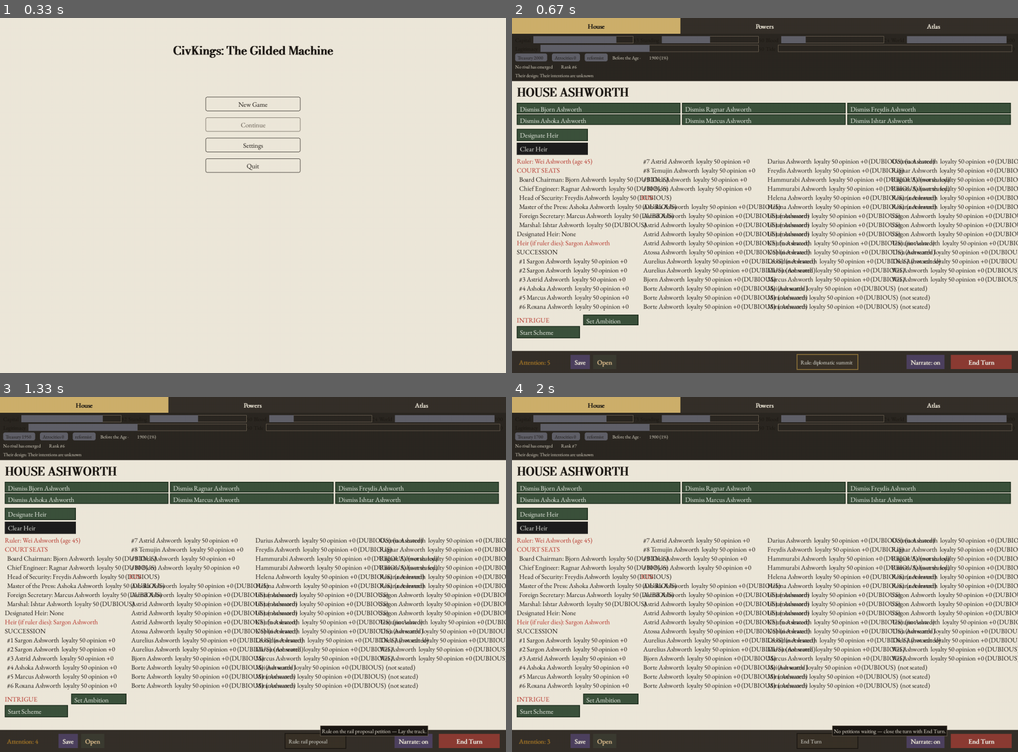
Above: before the commit, frames 1-4 (two rows, left to right).
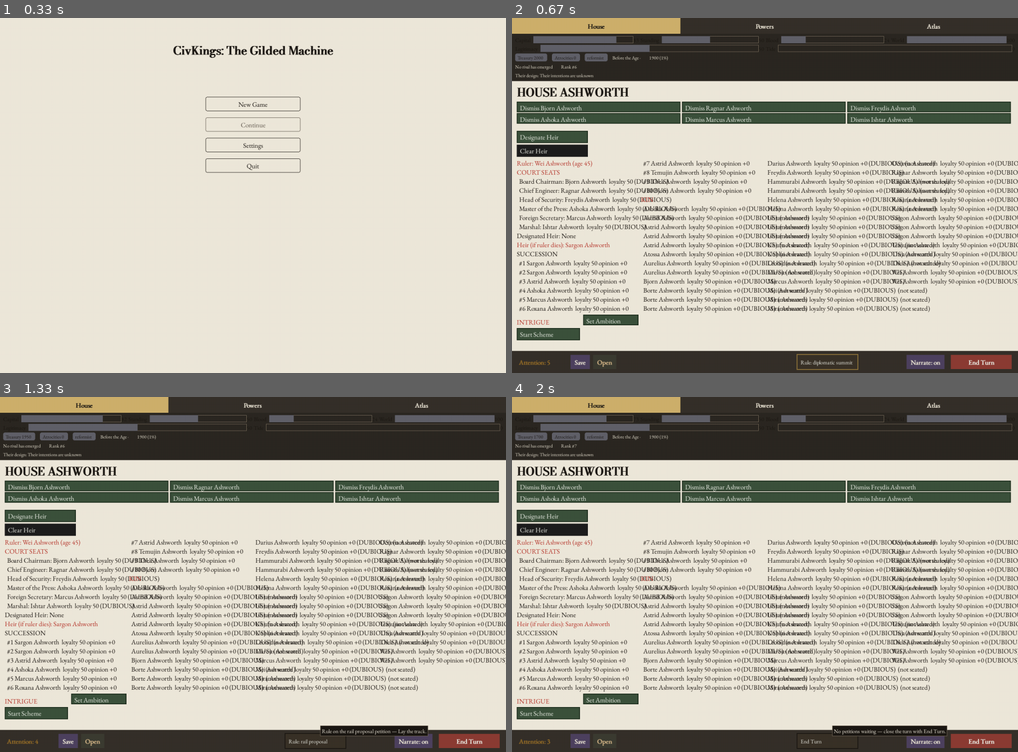
Above: after the commit, the same moments.

Repository: civersen222/Guilded-Age
Game: pygame game, started from gilded/__main__.py
Same seed, same stepped clock (60 frames per second), same inputs: the game is played once before the commit and once after it.
Inputs (mouse positions are in pixels of both pictures, inside the frame that each line leads up to):
- Up to frame 1 (0.33 s): no input
- Up to frame 2 (0.67 s): click "New Game" at 0.38 s
- Up to frame 3 (1.33 s): click (253, 595) at 0.72 s; click "Rule: diplomatic summit" at 1.05 s
- Up to frame 4 (2 s): click (825, 606) at 1.38 s; click "Rule: rail proposal" at 1.72 s

Frame 1 is identical in both runs. In frame 2, 19% of the frame differs, in the area x 0-100%, y 23-91%; in frame 3, 19%; in frame 4, 19%.

Commit message:
WIP C6: measurement probe (full-room + picker-open + harness) and heir-pick y-advance fix; table cut still pending (returns 747, must be ~430)

Diff:
--- a/gilded/tests/_measure_c6c.py
+++ b/gilded/tests/_measure_c6c.py
@@ -1,42 +1,69 @@
-"""Measurement self-check for the C6 cut. Run: python gilded/tests/_measure_c6c.py"""
+"""Measure real downstream section heights at FULL room, and the picker's
+natural row height. Run:  python gilded/tests/_measure_c6c.py
+"""
 import os
 os.environ.setdefault("SDL_VIDEODRIVER", "dummy")
 os.environ.setdefault("SDL_AUDIODRIVER", "dummy")
-import sys
-sys.path.insert(0, os.path.join(os.path.dirname(__file__), "..", ".."))
-import math
 import pygame
 import gilded.tests.test_ui_broadsheet as T
 import gilded.ui.broadsheet as B
 from gilded.peerage import report as peerage_report
-import gilded.ui.house_tab as HT
-from gilded.ui.widgets import font as _F, TYPE_TEXT, TYPE_BODY, TYPE_CAPTION, TYPE_TITLE, TYPE_SUBTITLE
+from gilded.ui.house_tab import draw_house_tab
+from collections import Counter
 
-g, v = T._view(); v._w, v._h = 1280, 900
-hud = B._hud_height()
-content = pygame.Rect(0, B.TAB_H + hud, 1280, 900 - B.TAB_H - hud - B.BOTTOM_H)
-content.height -= v._guide_text_height() + 4
-print("content", content, "width", content.width, "band bottom", content.bottom)
-rpt = peerage_report(g, v.house)
-lines = HT._house_tab_lines(rpt)
-nb = [l for l in lines if l.strip()]
-print("total", len(lines), "nonblank", len(nb))
-PAD = 12
-colw4 = (content.width - 2 * PAD) // 4
-colw3 = (content.width - 2 * PAD) // 3
-for name, size in [("TEXT", TYPE_TEXT), ("BODY", TYPE_BODY), ("CAP", TYPE_CAPTION)]:
-    f = _F(size)
-    w = max(f.size(l)[0] for l in nb)
-    # how many lines per col at 4 cols, wrapping each line to colw4
-    import functools
-    total_lines = 0
-    for l in nb:
-        ww = f.size(l)[0]
-        total_lines += max(1, -(-ww // colw4))
-    rows4 = math.ceil(total_lines / 4)
-    total3 = sum(max(1, -(-f.size(l)[0] // colw3)) for l in nb)
-    rows3 = math.ceil(total3 / 3)
-    print(f"{name}: maxw={w} h={f.get_height()} 4col_lines={total_lines} rows={rows4} block4={rows4*f.get_height()} 3col_lines={total3} rows={rows3} block3={rows3*f.get_height()}")
-# title
-t = _F(TYPE_TITLE, bold=True)
-print("title height", t.get_height())
+
+def _groups(view):
+    c = Counter()
+    for r in view.regions._regions:
+        a = r.action
+        k = next(iter(a), "?") if isinstance(a, dict) and a else "?"
+        c[k] += 1
+    return dict(c)
+
+
+def measure_full_room():
+    """Draw each downstream section with UNLIMITED bottom so we see its
+    natural height. Then we know how much band they truly need."""
+    g, v = T._view()
+    v._w, v._h = 1280, 900
+    hud_h = B._hud_height()
+    content = pygame.Rect(0, B.TAB_H + hud_h, 1280, 900 - B.TAB_H - hud_h - B.BOTTOM_H)
+    content.height -= v._guide_text_height() + 4
+    surf = pygame.Surface((1280, 900))
+    rpt = peerage_report(g, v.house)
+    big = content.bottom + 500  # unlimited room
+
+    v.regions._regions.clear()
+    y = draw_house_tab(surf, content, rpt, v)
+    print(f"[full-room] house_tab -> {y}  groups={_groups(v)}")
+    v.regions._regions.clear()
+
+    y2 = v._draw_ladder_and_agenda(surf, content, y + 8, bottom=big)
+    print(f"[full-room] ladder_agenda {y+8} -> {y2}  (consumed {y2-(y+8)})  groups={_groups(v)}")
+    y3 = v._draw_intrigue(surf, content, y2, bottom=big)
+    print(f"[full-room] intrigue {y2} -> {y3}  (consumed {y3-y2})  groups={_groups(v)}")
+    y4 = v._draw_policies(surf, content, y3, bottom=big)
+    print(f"[full-room] policies {y3} -> {y4}  (consumed {y4-y3})  groups={_groups(v)}")
+    v._draw_ambition_controls(surf, content)
+    print(f"[full-room] TOTAL groups={_groups(v)} regions={len(v.regions._regions)}")
+
+
+def measure_picker_row():
+    """The heir picker's natural row height (the committed 8-rows/480px)."""
+    g, v = T._view()
+    v._w, v._h = 1280, 900
+    v._heir_picker = True
+    v.regions._regions.clear()
+    hud_h = B._hud_height()
+    content = pygame.Rect(0, B.TAB_H + hud_h, 1280, 900 - B.TAB_H - hud_h - B.BOTTOM_H)
+    content.height -= v._guide_text_height() + 4
+    surf = pygame.Surface((1280, 900))
+    rpt = peerage_report(g, v.house)
+    y = draw_house_tab(surf, content, rpt, v)
+    print(f"[picker-open] house_tab -> {y}  groups={_groups(v)}")
+
+
+if __name__ == "__main__":
+    measure_full_room()
+    print("-" * 40)
+    measure_picker_row()
--- a/gilded/ui/house_tab.py
+++ b/gilded/ui/house_tab.py
@@ -357,7 +357,7 @@
         surface, _font(TYPE_TITLE, bold=True),
         f"HOUSE {report.house.upper()}", (PAD, content.y + 6), INK
     )
-    y = title.bottom + 4
+    y = title.bottom + 1
 
     body = _font(TYPE_TEXT)
     lines = _house_tab_lines(report)
@@ -419,7 +419,11 @@
                     group="court_seats",
                 ))
 
-        y += 2 * (seat_h + 2) + 8
+        # Advance the cursor by the SHARED btn_h (not the thinner seat_h) so
+        # the heir controls and heir picker start at exactly the committed y
+        # and keep their measured row budget — the seats table compresses its
+        # own buttons without shifting the shared controls below it.
+        y += 2 * (btn_h + 2) + 8
 
         # ── Heir controls (row 3 of buttons) ──────────────────────────────
         # "Designate Heir" button — opens the heir picker
